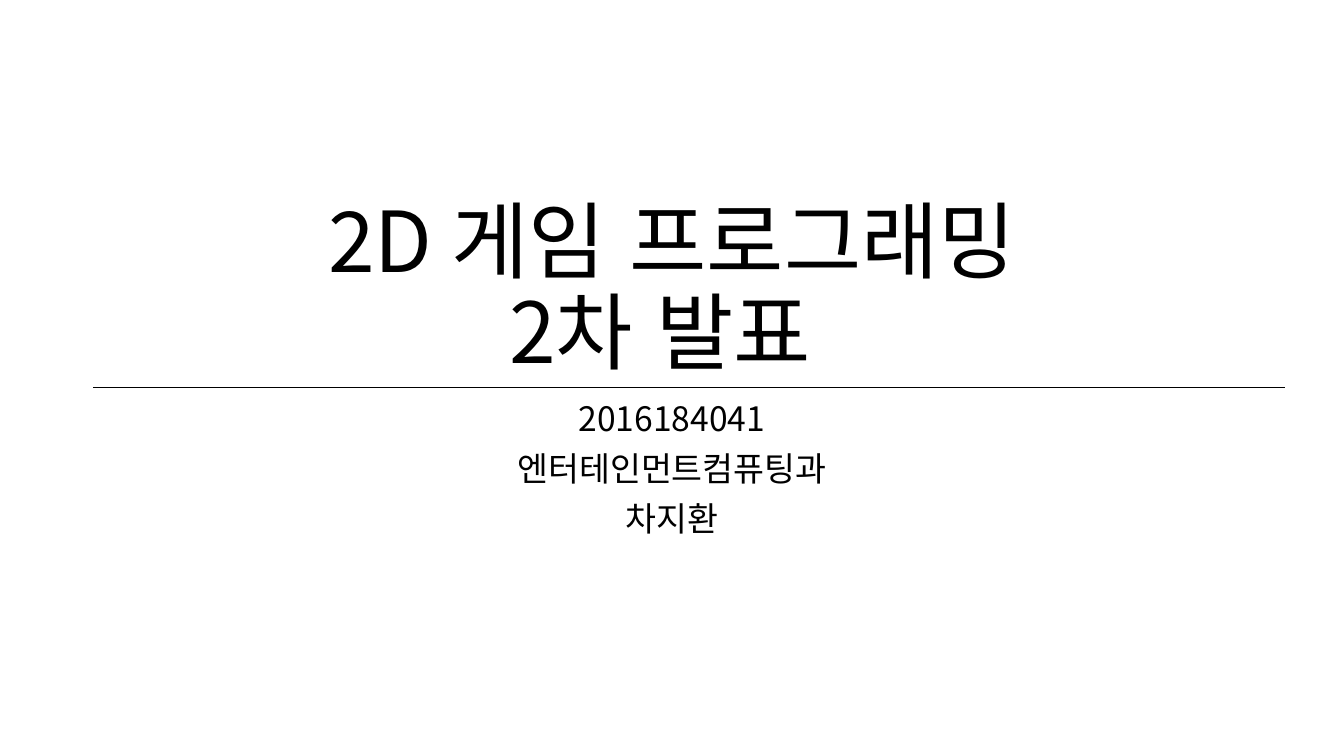
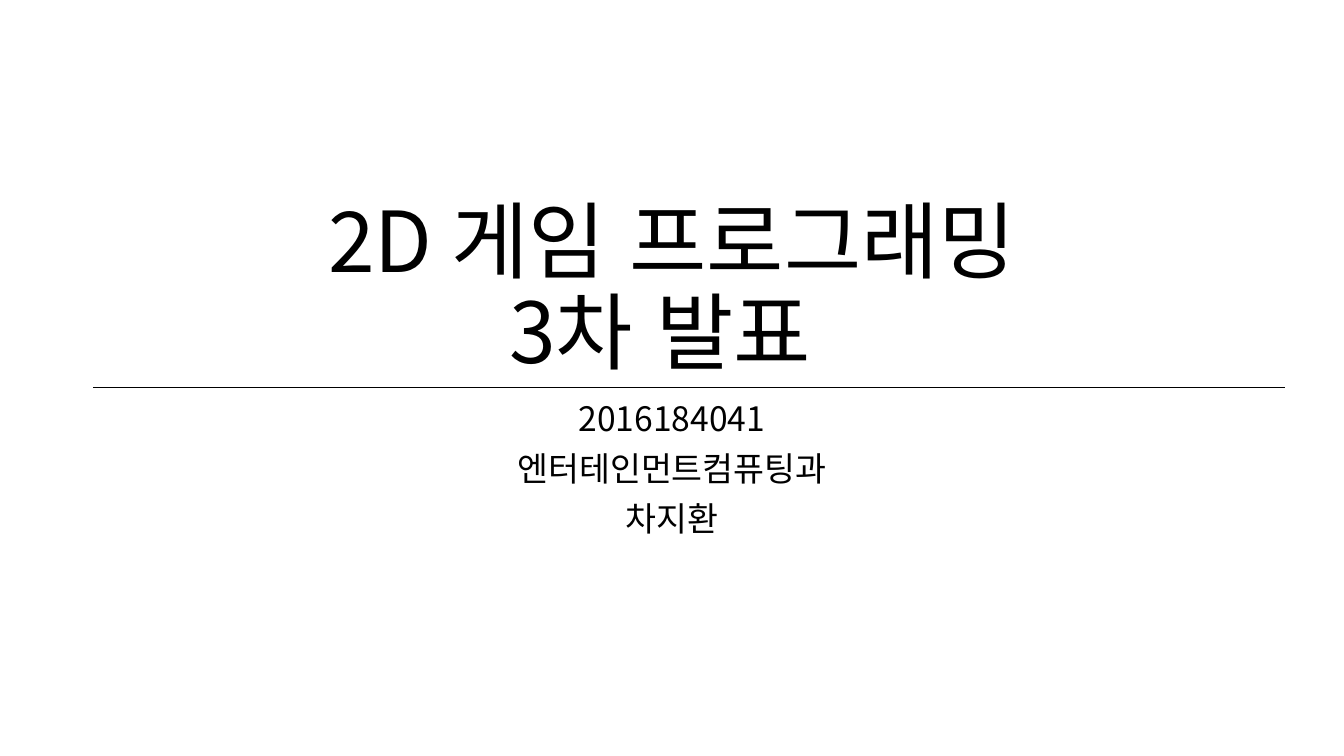
Before and after one commit to charg2/2dgp, a slide deck: slide 1 of ppt/3차.pptx. Drawn at 1344x756 pixels with LibreOffice and Linux fonts; fonts in the diff are those of the drawing. Boxes give left, top, right and bottom in pixels: in the first picture for what was removed or moved away, otherwise in the second. Text is boxed around its words. In the diff, an @@ line names an element or a change of style, - is before the commit and + after.

Commit message:
게임 종료와 음식점 설계 추가.

```diff
--- a/ppt/3차.pptx
+++ b/ppt/3차.pptx
@@ title at box(328, 202, 1015, 370): text changed @@
-2D 게임 프로그래밍
-2차 발표
+2D 게임 프로그래밍
+3차 발표
```
Also in this commit, not shown: 2 other slides changed, 1 slide removed, 7 other files.
